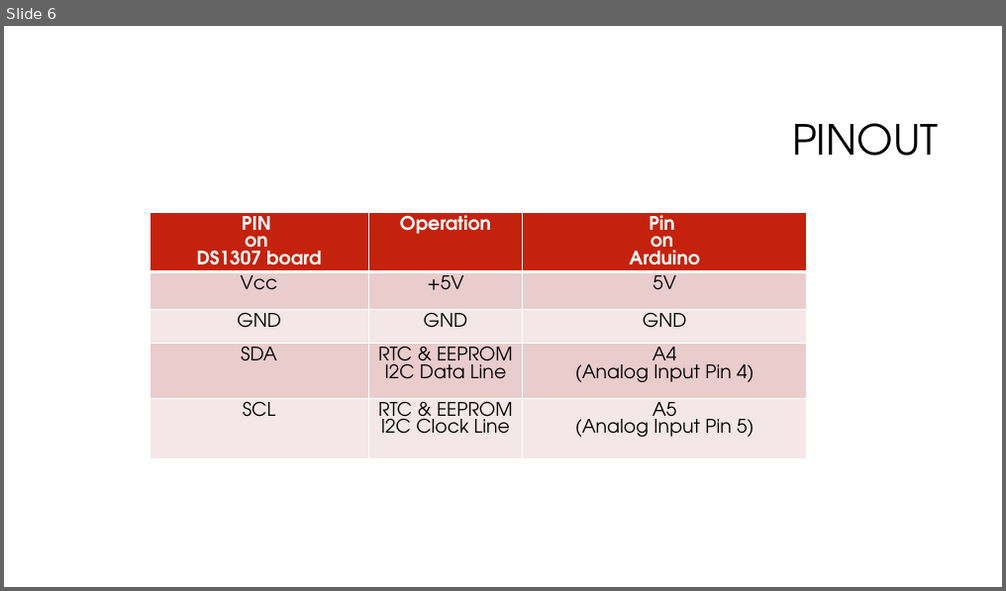
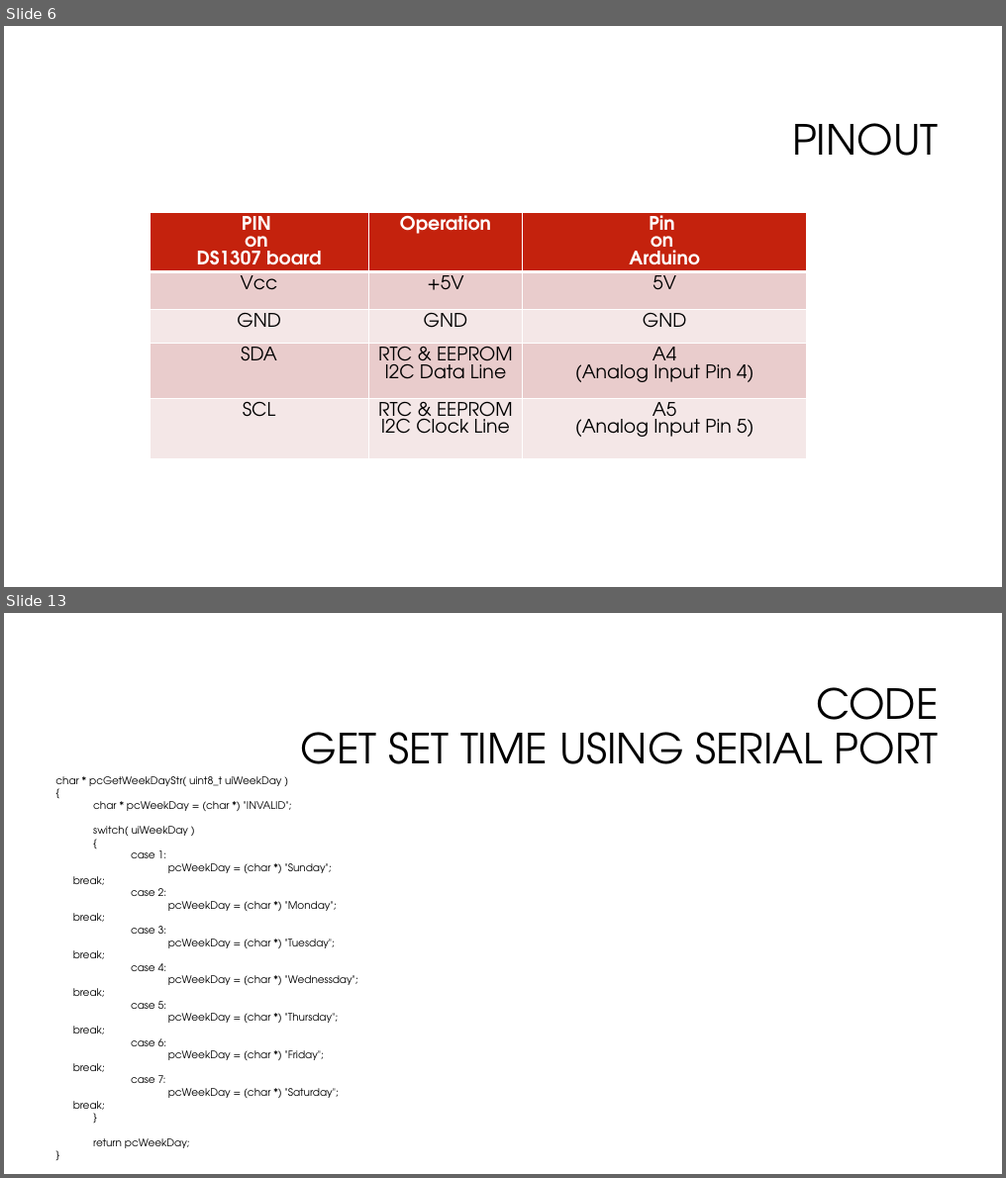
Before and after one commit to softwaresunleashed/arduino, a slide deck: custom_projects/12_RTC_EEPROM_Interfacing/12_RTC_EEPROM_Interfacing.pptx. Shown one above the other, each under a label of ours: slide 6 before the commit, slides 6 and 13 after it; the slides between them are not shown. The pictures are 1006x591 and 1006x1178 pixels, drawn with LibreOffice and Linux fonts; fonts in the diff are those of the drawing; background and template pictures are left out. Boxes give left, top, right and bottom in pixels: in the first picture for what was removed or moved away, otherwise in the second. Text is boxed around its words. In the diff, an @@ line names an element or a change of style, - is before the commit and + after.

```diff
--- a/custom_projects/12_RTC_EEPROM_Interfacing/12_RTC_EEPROM_Interfacing.pptx
+++ b/custom_projects/12_RTC_EEPROM_Interfacing/12_RTC_EEPROM_Interfacing.pptx
@@ slide 13 added at <box>4,613,1002,1174</box>, background #FFFFFF @@
@@ title added at <box>301,687,939,764</box>, 40 pt, text #000000 @@
+CODE
+GET SET TIME USING SERIAL PORT
@@ text added at <box>55,776,358,1149</box>, 10 pt, text #000000 @@
+char * pcGetWeekDayStr( uint8_t uiWeekDay )
+{
+char * pcWeekDay = (char *) "INVALID";
+switch( uiWeekDay )
+{
+case 1:
+pcWeekDay = (char *) "Sunday";
+break;
+case 2:
+pcWeekDay = (char *) "Monday";
+break;
+case 3:
+pcWeekDay = (char *) "Tuesday";
+break;
+case 4:
+pcWeekDay = (char *) "Wednessday";
+break;
+case 5:
+pcWeekDay = (char *) "Thursday";
+break;
+case 6:
+pcWeekDay = (char *) "Friday";
+break;
+case 7:
+pcWeekDay = (char *) "Saturday";
+break;
+}
+return pcWeekDay;
+}
```
Also in this commit, not shown: 3 slides changed, 7 other slides added, 2 slides removed, 1 other file.
